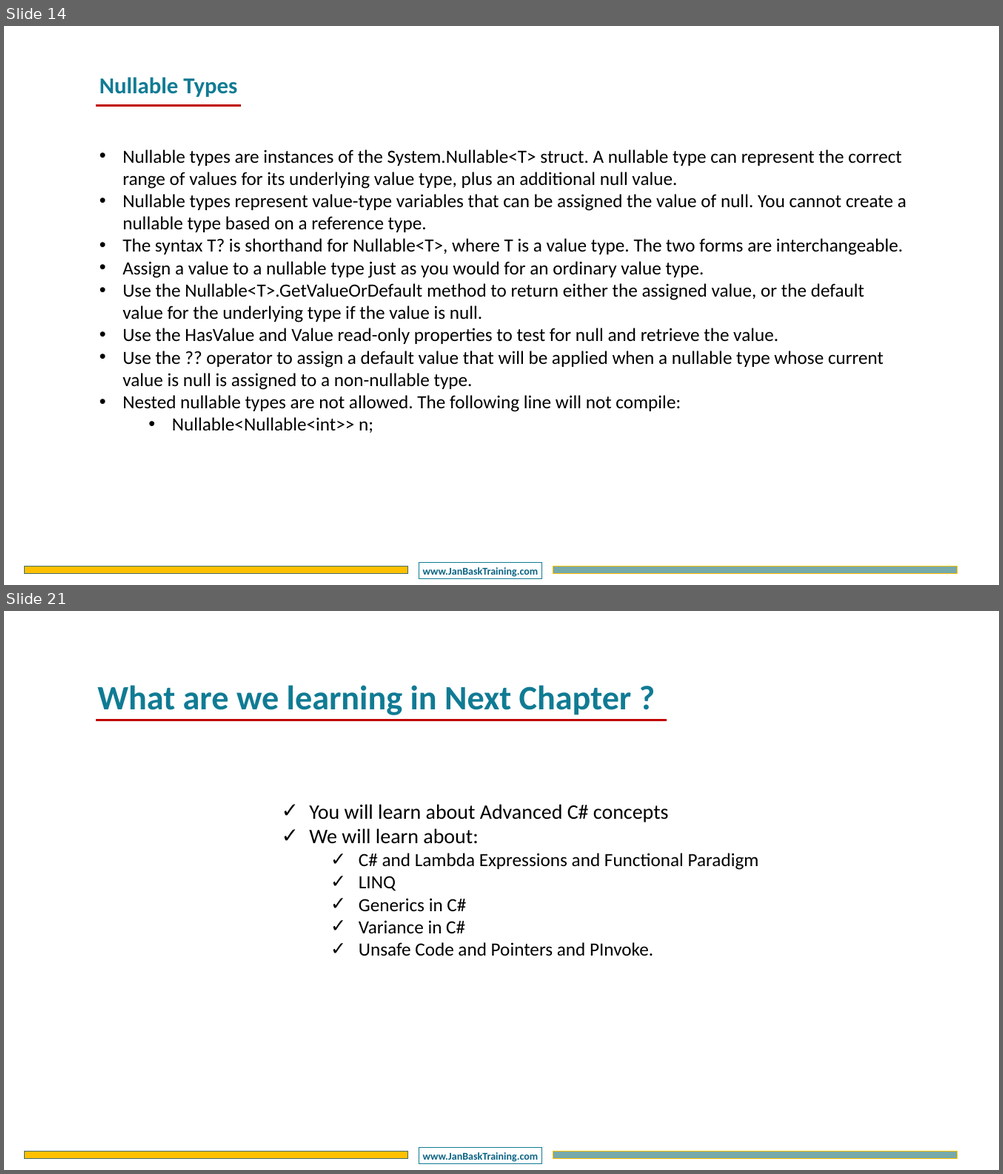
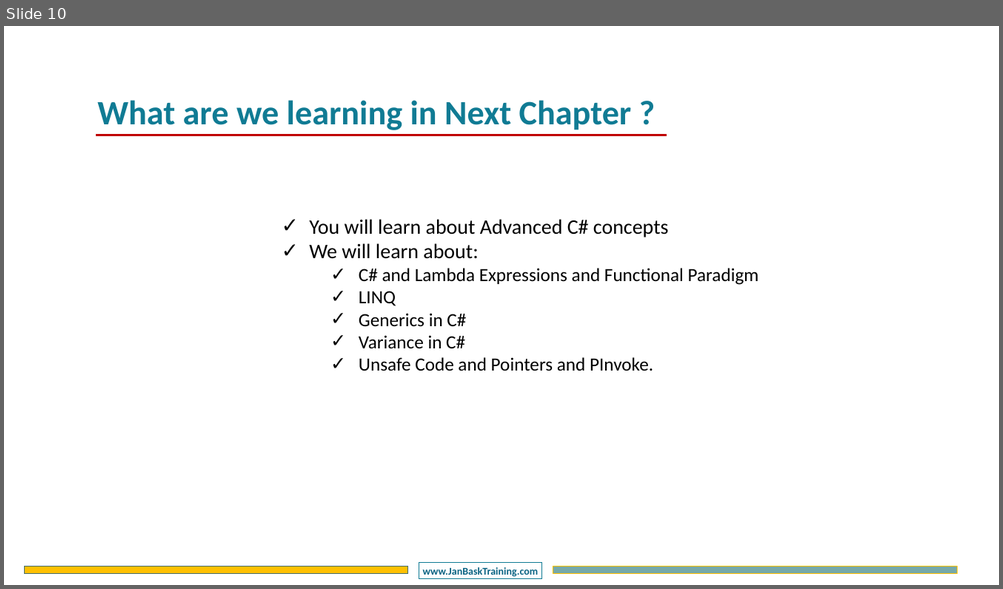
Before and after one commit to DotNetTraining/DotNetDesktop, a slide deck: slides/WFA/WFA - Chapter2.pptx. Shown one above the other, each under a label of ours: slides 14 and 21 before the commit, slide 10 after it; the slides between them are not shown. The pictures are 1003x1174 and 1003x589 pixels, drawn with LibreOffice and Linux fonts; fonts in the diff are those of the drawing; background and template pictures are left out. Boxes give left, top, right and bottom in pixels: in the first picture for what was removed or moved away, otherwise in the second. Text is boxed around its words. In the diff, an @@ line names an element or a change of style, - is before the commit and + after.

```diff
--- a/slides/WFA/WFA - Chapter2.pptx
+++ b/slides/WFA/WFA - Chapter2.pptx
@@ slide 14 removed at (x1=4, y1=26, x2=999, y2=585), background #FFFFFF; not listed: 3 template elements that a slide beside it also shows @@
@@ text removed at (x1=99, y1=77, x2=237, y2=97) @@
-Nullable Types
@@ line removed from (96, 106) to (241, 106) @@
@@ text removed at (x1=122, y1=150, x2=906, y2=433) @@
-• Nullable types are instances of the System.Nullable<T> struct. A nullable type can represent the correct range of values for its underlying value type, plus an additional null value.
-• Nullable types represent value-type variables that can be assigned the value of null. You cannot create a nullable type based on a reference type.
-• The syntax T? is shorthand for Nullable<T>, where T is a value type. The two forms are interchangeable.
-• Assign a value to a nullable type just as you would for an ordinary value type.
-• Use the Nullable<T>.GetValueOrDefault method to return either the assigned value, or the default value for the underlying type if the value is null.
-• Use the HasValue and Value read-only properties to test for null and retrieve the value.
-• Use the ?? operator to assign a default value that will be applied when a nullable type whose current value is null is assigned to a non-nullable type.
-• Nested nullable types are not allowed. The following line will not compile:
-  • Nullable<Nullable<int>> n;
@@ what was slide 21 is now slide 10 @@
```
Also in this commit, not shown: 3 slides changed, 6 slides added, 16 other slides removed, 1 other file.
